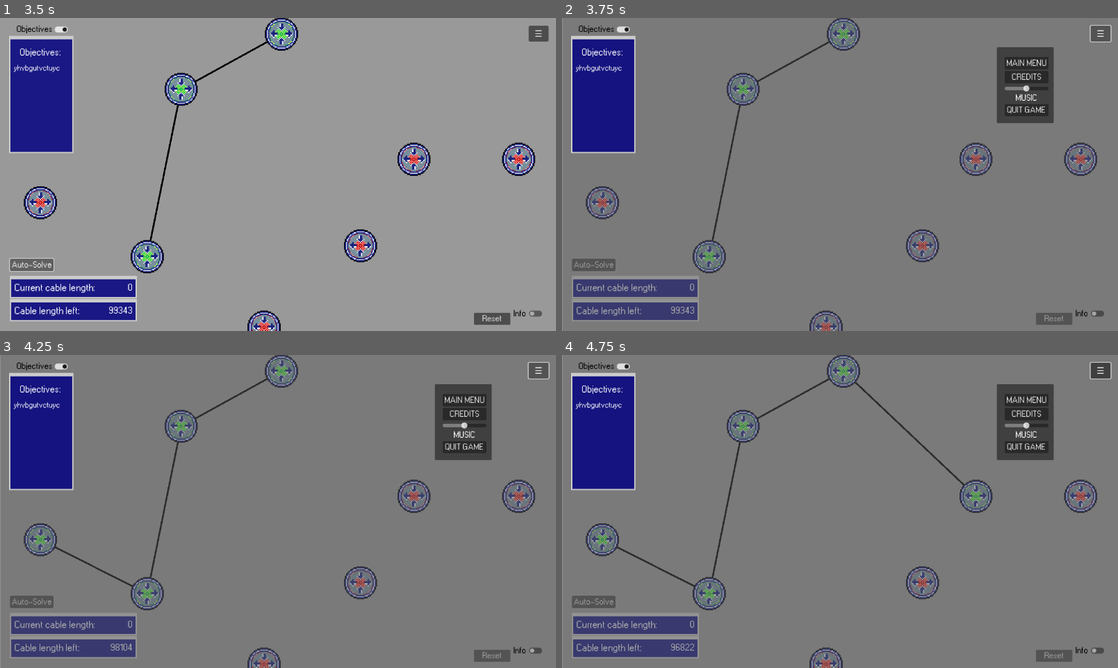
Above: before the commit, frames 1-4 (two rows, left to right).
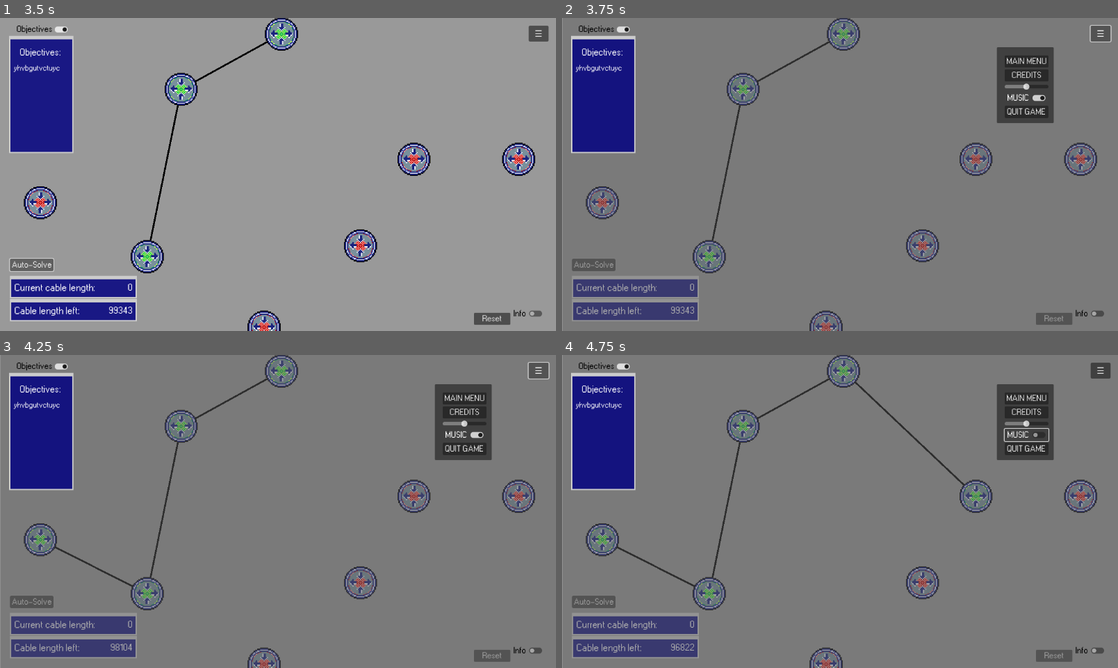
Above: after the commit, the same moments.

Repository: BcubeStudios/Netspace-Game
Game: Godot game, scene res://scenes/opening.tscn
The game is run twice, just before and just after one commit, with the same random seed, the same clock (stepped at 60 frames per second) and the same inputs.
Inputs (mouse positions are in pixels of both pictures, inside the frame that each line leads up to):
- Up to frame 1 (3.5 s): click "START GAME" at 0.5 s; move the mouse to (400, 158) at 1.27 s; click (400, 158) at 1.42 s; move the mouse to (166, 190) at 2.02 s; click (166, 190) at 2.17 s; click "Auto-Solve" at 2.75 s
- Up to frame 2 (3.75 s): click "☰" at 3.5 s
- Up to frame 3 (4.25 s): no input
- Up to frame 4 (4.75 s): click (1029, 436) at 4.25 s, where only the run after the commit has a clickable "MUSIC"

Frame 1 is identical in both runs. In frame 2, 0.4% of the frame differs, in the area x 79-88%, y 12-32%; in frame 3, 0.4%; in frame 4, 0.5%, in the area x 79-99%, y 2-32%.

Commit message:
added mute feature

Diff:
--- a/GodotWorkspace/scenes/settings_menu.tscn
+++ b/GodotWorkspace/scenes/settings_menu.tscn
@@ -51,12 +51,11 @@
 max_value = 50.0
 value = 25.0
 
-[node name="MusicLabel" type="Label" parent="MarginContainer/VBoxContainer"]
+[node name="MusicToggle" type="CheckButton" parent="MarginContainer/VBoxContainer"]
 layout_mode = 2
 theme = ExtResource("2_n5gra")
-theme_override_font_sizes/font_size = 20
+button_pressed = true
 text = "MUSIC"
-horizontal_alignment = 1
 
 [node name="QuitButton" type="Button" parent="MarginContainer/VBoxContainer"]
 layout_mode = 2
@@ -67,4 +66,5 @@
 [connection signal="pressed" from="MarginContainer/VBoxContainer/MainMenuButton" to="." method="_on_exit_button_pressed"]
 [connection signal="pressed" from="MarginContainer/VBoxContainer/creditsButton" to="." method="_on_credits_button_pressed"]
 [connection signal="value_changed" from="MarginContainer/VBoxContainer/MusicSlider" to="." method="_on_music_slider_value_changed"]
+[connection signal="toggled" from="MarginContainer/VBoxContainer/MusicToggle" to="." method="_on_music_toggle_toggled"]
 [connection signal="pressed" from="MarginContainer/VBoxContainer/QuitButton" to="." method="_on_quit_button_pressed"]
--- a/GodotWorkspace/scripts/settings_menu.gd
+++ b/GodotWorkspace/scripts/settings_menu.gd
@@ -21,3 +21,11 @@
 
 func _on_credits_button_pressed():
 	get_tree().change_scene_to_file("res://scenes/credits_screen.tscn")
+
+
+func _on_music_toggle_toggled(toggled_on):
+	var master_bus = AudioServer.get_bus_index("Master")
+	if toggled_on:
+		AudioServer.set_bus_mute(master_bus, false)
+	else:
+		AudioServer.set_bus_mute(master_bus, true)
